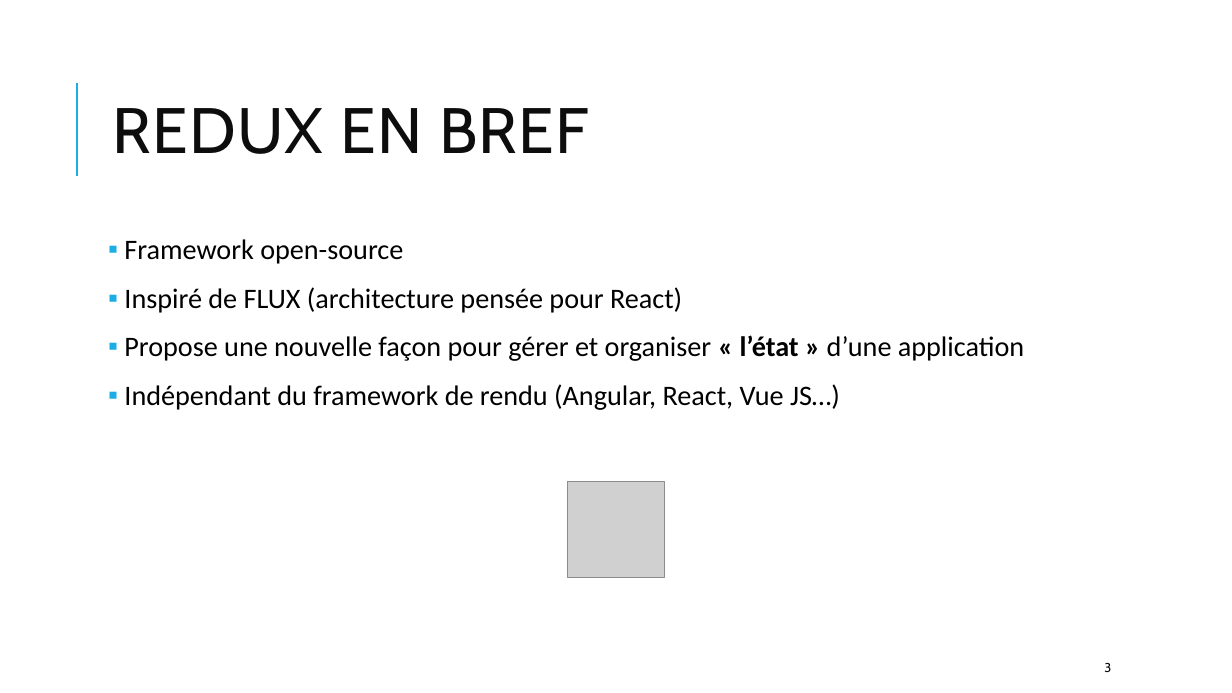
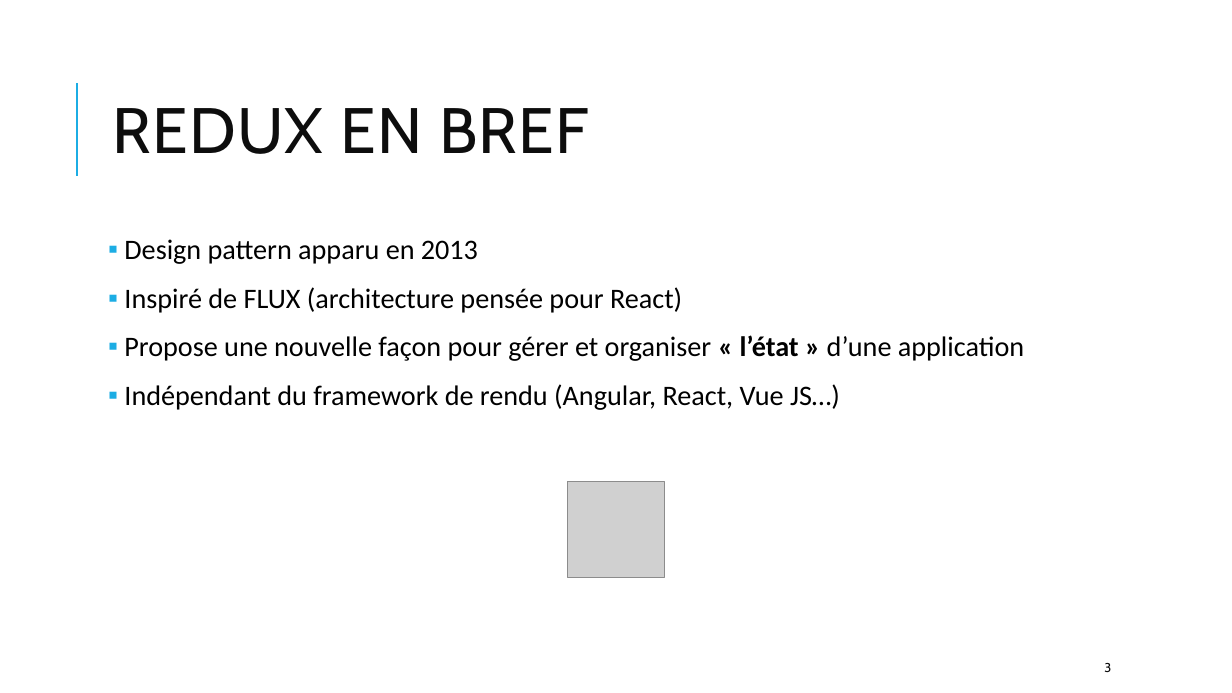
Before and after one commit to jeremybrochard/ngrx-presentation, a slide deck: slide 3 of ngrx-presentation-FR.pptx. Drawn at 1232x693 pixels with LibreOffice and Linux fonts; fonts in the diff are those of the drawing; grey boxes stand for pictures. Boxes give left, top, right and bottom in pixels: in the first picture for what was removed or moved away, otherwise in the second. Text is boxed around its words. In the diff, an @@ line names an element or a change of style, - is before the commit and + after.

Commit message:
Update presentation

```diff
--- a/ngrx-presentation-FR.pptx
+++ b/ngrx-presentation-FR.pptx
@@ text at (124, 239, 478, 264): text changed @@
-▪ Framework open-source
+▪ Design pattern apparu en 2013
```
Also in this commit, not shown: 1 other slide changed, 1 other file.
